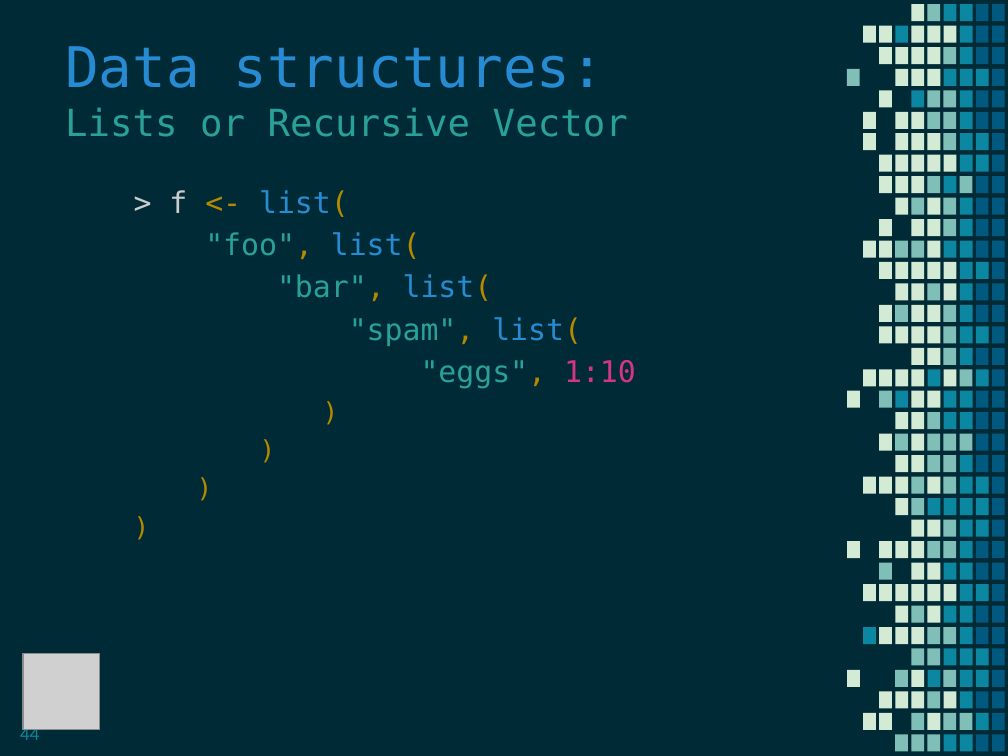
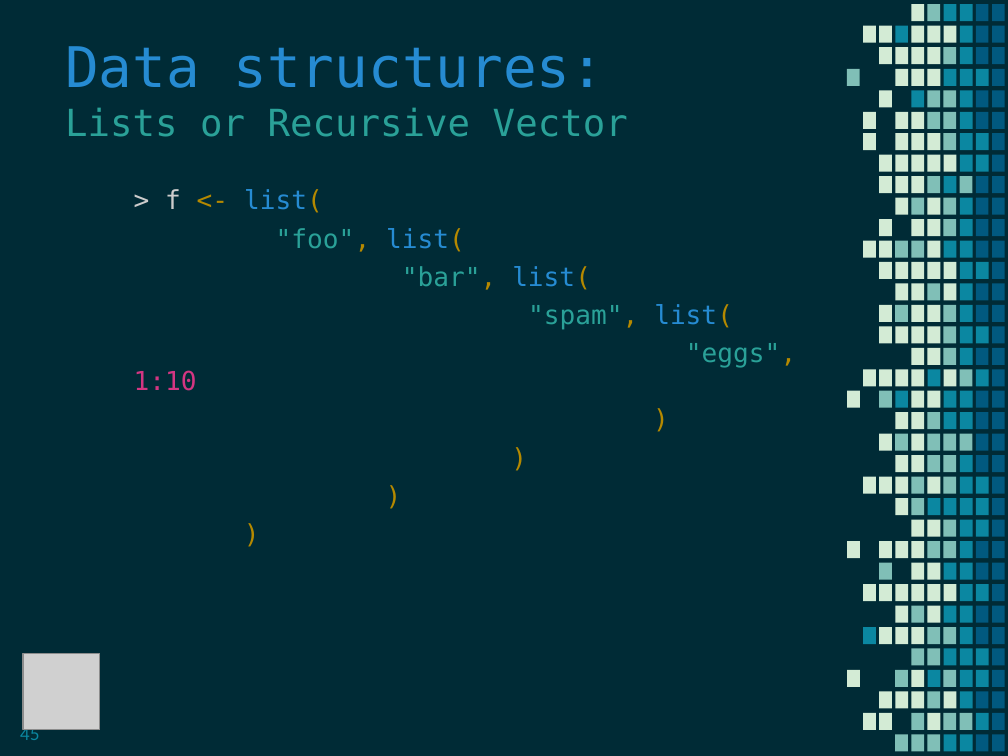
Before and after one commit to MaaniBeigy/teacheR, a slide deck: slide 45 of slides/rworkshop_evening.pps (slide 44 before the commit). Drawn at 1008x756 pixels with LibreOffice and Linux fonts; fonts in the diff are those of the drawing; grey boxes stand for pictures; background and template pictures are left out. Boxes give left, top, right and bottom in pixels: in the first picture for what was removed or moved away, otherwise in the second. Text is boxed around its words. In the diff, an @@ line names an element or a change of style, - is before the commit and + after.

```diff
--- a/slides/rworkshop_evening.pps
+++ b/slides/rworkshop_evening.pps
@@ text at [134,189,796,391]: size 16 to 14 pt @@
@@ page number at [20,726,40,740]: text changed @@
-44
+45
```
Also in this commit, not shown: 14 other slides changed, 6 slides added, 15 other files.
